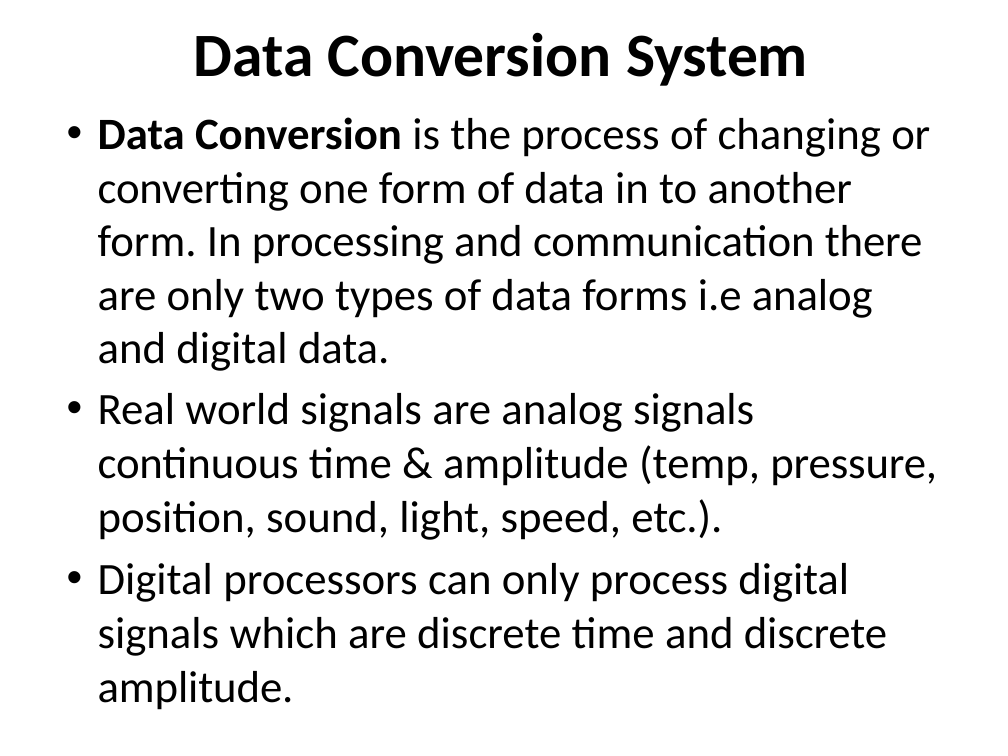
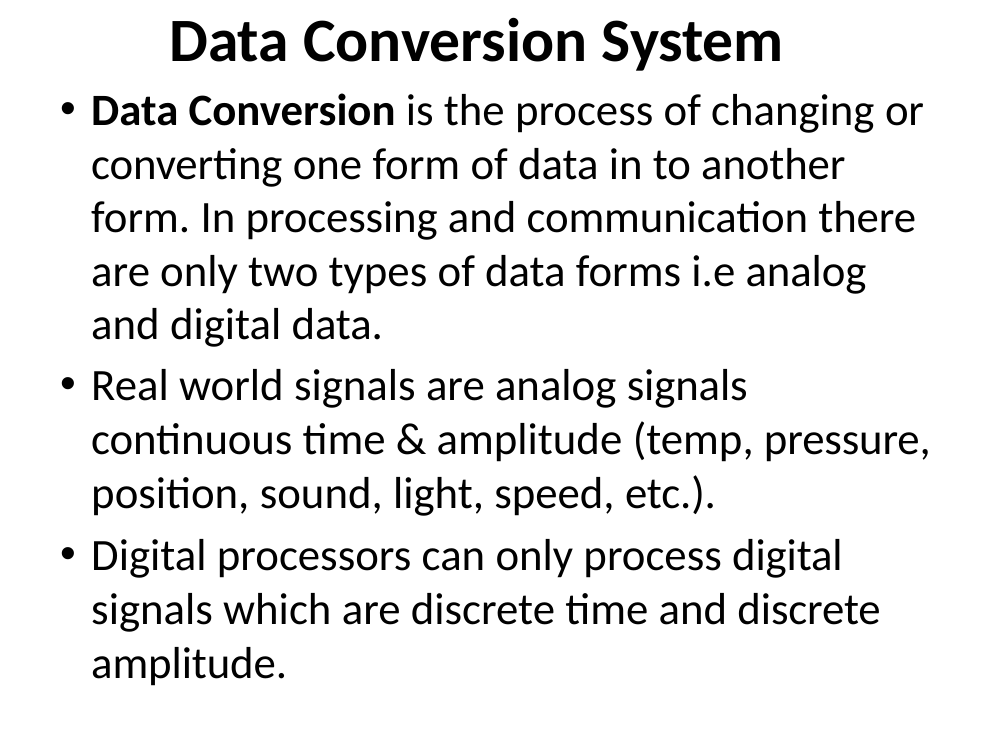
Before and after one commit to Syedshajib55/Computer-Interfacing, a slide deck: slide 2 of 3 Interfacing data conversion.pptx. Drawn at 1008x756 pixels with LibreOffice and Linux fonts; fonts in the diff are those of the drawing. Boxes give left, top, right and bottom in pixels: in the first picture for what was removed or moved away, otherwise in the second. Text is boxed around its words. In the diff, an @@ line names an element or a change of style, - is before the commit and + after.

```diff
--- a/3 Interfacing data conversion.pptx
+++ b/3 Interfacing data conversion.pptx
@@ title "Data Conversion System": place and size @@
-title "Data Conversion System" at [194,32,808,86]
+title "Data Conversion System" at [169,17,784,71]
@@ text "Data Conversion is the process ...": place and size @@
-text "Data Conversion is the process ..." at [98,117,937,710]
+text "Data Conversion is the process ..." at [91,93,931,686]
```
Also in this commit, not shown: 12 other slides changed, 5 slides added, 2 other files.
